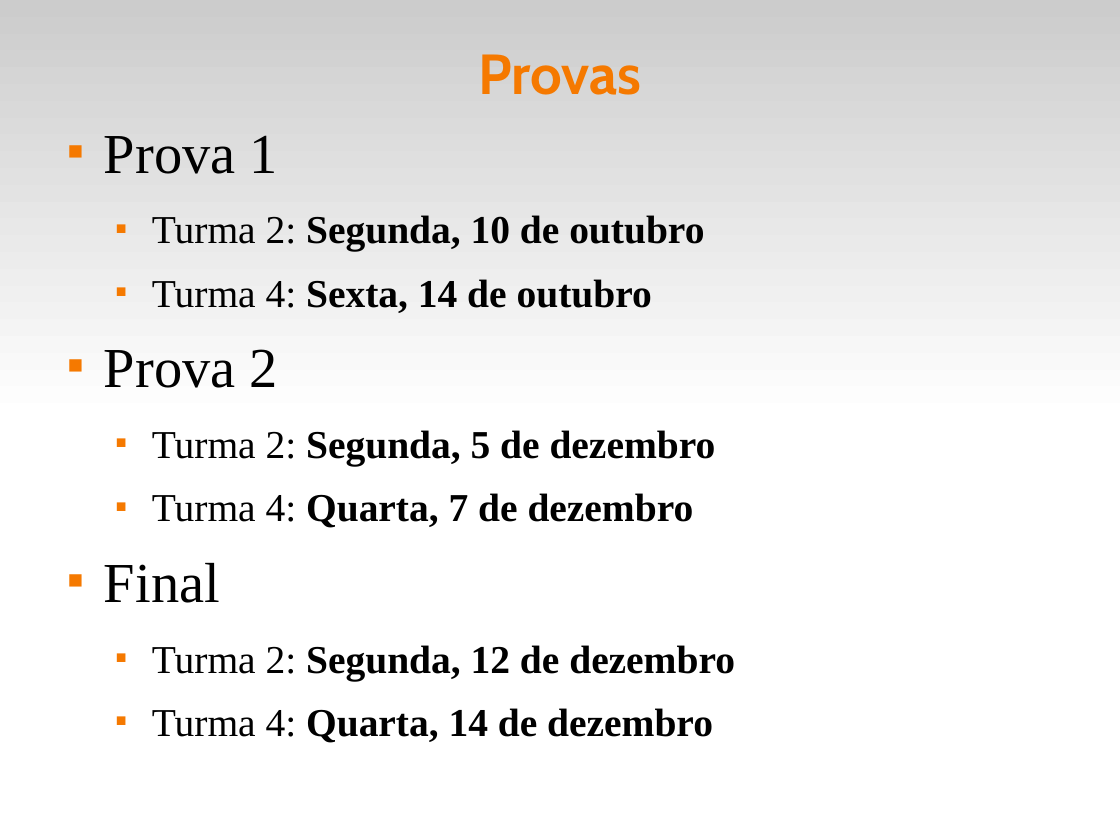
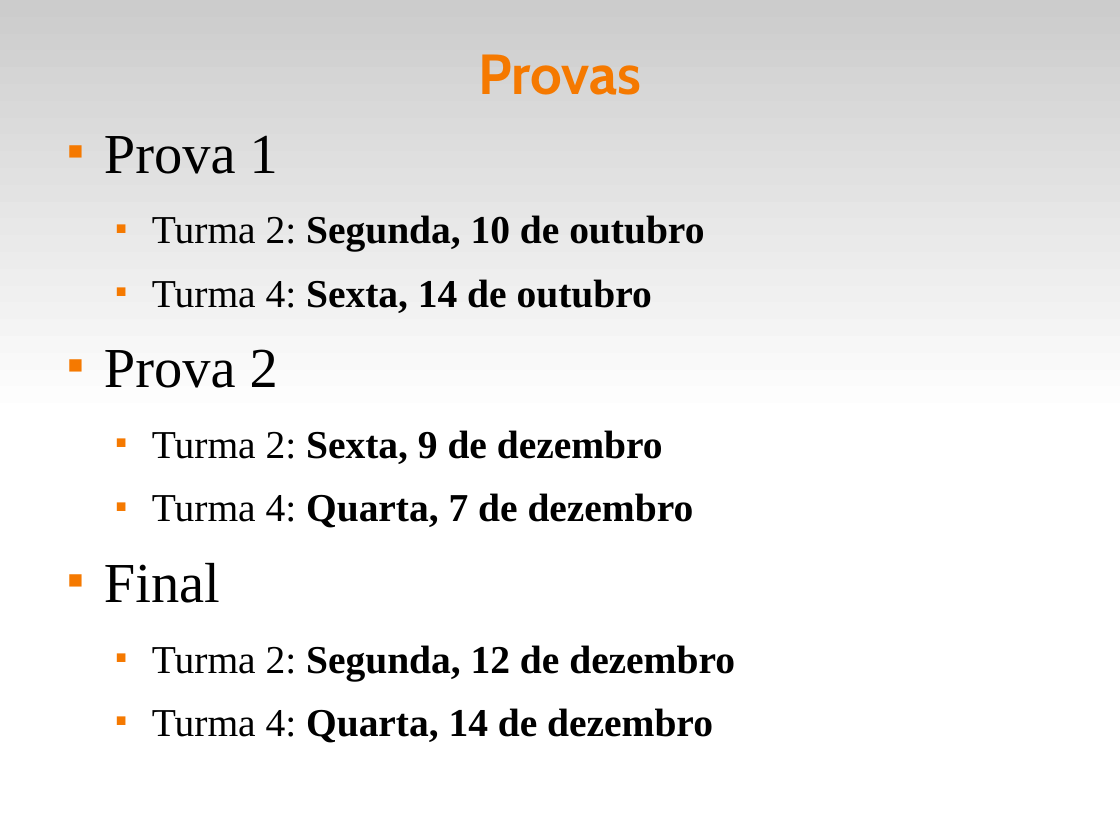
Before and after one commit to fsantanna-uerj/IPD, a slide deck: slide 8 of slides/ipd-00.odp. Drawn at 1120x840 pixels with LibreOffice and Linux fonts; fonts in the diff are those of the drawing. Boxes give left, top, right and bottom in pixels: in the first picture for what was removed or moved away, otherwise in the second. Text is boxed around its words. In the diff, an @@ line names an element or a change of style, - is before the commit and + after.

```diff
--- a/slides/ipd-00.odp
+++ b/slides/ipd-00.odp
@@ text at bbox=[152, 430, 663, 464]: text changed @@
-  ■ Turma 2: Segunda, 5 de dezembro
+  ■ Turma 2: Sexta, 9 de dezembro
```
Also in this commit, not shown: 7 other files.
